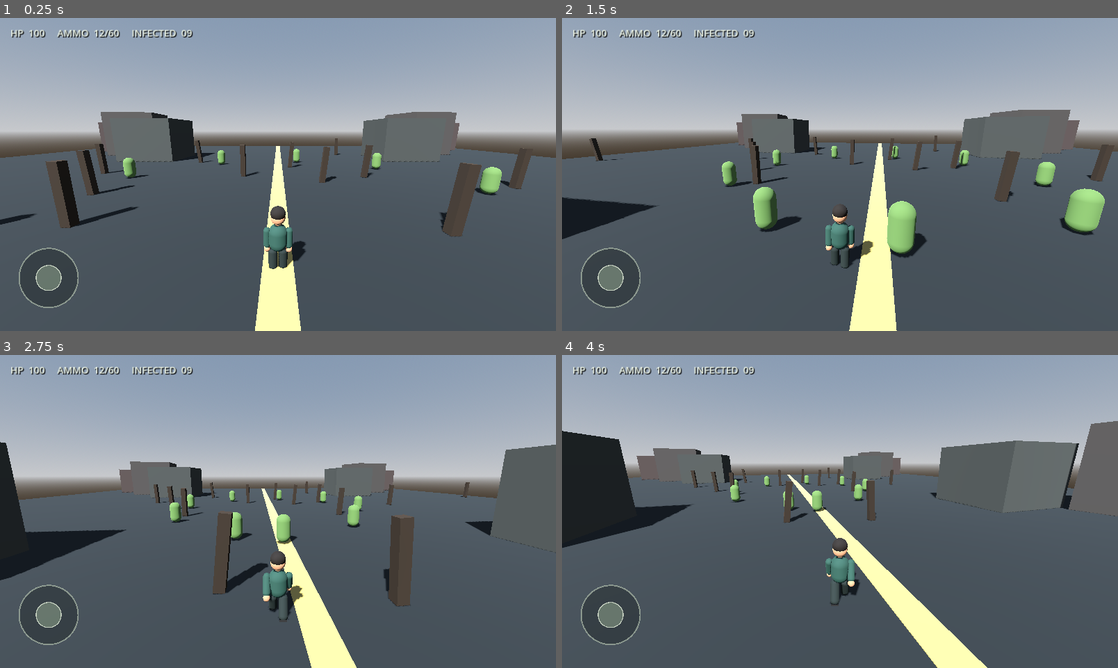
Above: before the commit, frames 1-4 (two rows, left to right).
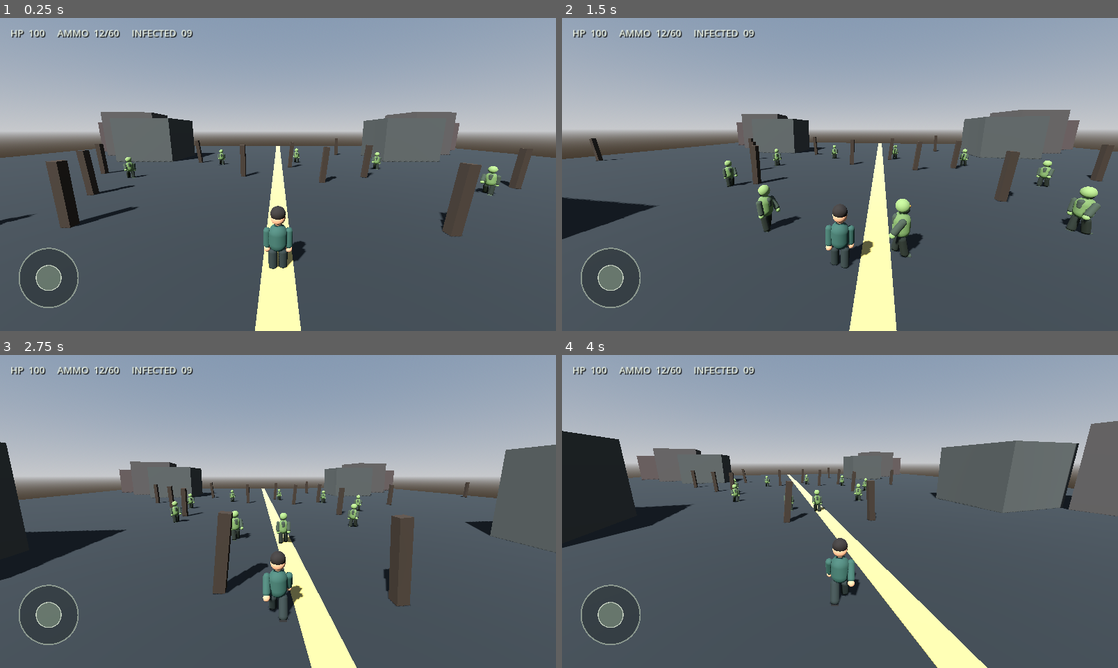
Above: after the commit, the same moments.

Repository: aljunatis40-alt/zombie-world-survivor
Game: Godot game, scene res://scenes/main.tscn
The game is run twice, just before and just after one commit, with the same random seed, the same clock (stepped at 60 frames per second) and the same inputs.
Inputs (mouse positions are in pixels of both pictures, inside the frame that each line leads up to):
- Up to frame 1 (0.25 s): no input
- Up to frame 2 (1.5 s): move the mouse to (867, 174) at 0.52 s; hold Shift (sprint) 0.53-1.28 s; hold W (move_forward) from 0.53 s (still down); move the mouse to (812, 174) at 1.27 s; tap Shift (sprint) at 1.35 s
- Up to frame 3 (2.75 s): keep holding W (move_forward); move the mouse to (289, 505) at 2.02 s; hold Shift (sprint) from 2.03 s (still down)
- Up to frame 4 (4 s): keep holding W (move_forward); move the mouse to (834, 517) at 2.77 s; release Shift (sprint) at 2.78 s; tap Shift (sprint) at 2.85 s; move the mouse to (878, 514) at 3.52 s; hold Shift (sprint) from 3.53 s (still down)

The runs differ from the first frame. In frame 1, 0.5% of the frame differs, in the area x 0-91%, y 41-67%; in frame 2, 2.5%, in the area x 28-98%, y 40-77%; in frame 3, 0.7%; in frame 4, 0.4%.

Commit message:
Add stylized zombie model and movement animation

Diff:
--- a/scripts/zombie.gd
+++ b/scripts/zombie.gd
@@ -7,7 +7,14 @@
 var health := 100
 var target: Node3D
 var attack_cooldown := 0.0
-var visual: MeshInstance3D
+var visual: Node3D
+var body_material: StandardMaterial3D
+var left_arm: Node3D
+var right_arm: Node3D
+var left_leg: Node3D
+var right_leg: Node3D
+var animation_clock := 0.0
+var hit_flash := 0.0
 
 func _ready() -> void:
 	add_to_group("zombies")
@@ -18,32 +25,104 @@
 	capsule.height = 1.9
 	collision.shape = capsule
 	add_child(collision)
-	visual = MeshInstance3D.new()
-	var mesh := CapsuleMesh.new()
-	mesh.radius = 0.46
-	mesh.height = 1.85
-	visual.mesh = mesh
-	var skin := StandardMaterial3D.new()
-	skin.albedo_color = Color(0.36, 0.48, 0.27)
-	skin.roughness = 1.0
-	visual.material_override = skin
+	_build_zombie_visual()
+
+func _build_zombie_visual() -> void:
+	visual = Node3D.new()
+	visual.name = "ZombieVisual"
 	add_child(visual)
+	body_material = _material(Color(0.34, 0.43, 0.25))
+	var torn_clothes := _material(Color(0.20, 0.24, 0.19))
+	var skin := _material(Color(0.43, 0.52, 0.31))
+	var dark := _material(Color(0.09, 0.12, 0.08))
+	var eye_material := _material(Color(0.82, 0.48, 0.16))
+	_add_capsule(visual, "Torso", 0.30, 0.91, Vector3(0, 0.10, 0), body_material)
+	_add_sphere(visual, "Head", 0.235, Vector3(0, 0.78, 0), skin)
+	_add_sphere(visual, "Jaw", 0.15, Vector3(0, 0.66, -0.10), dark)
+	_add_sphere(visual, "LeftEye", 0.035, Vector3(-0.085, 0.81, -0.205), eye_material)
+	_add_sphere(visual, "RightEye", 0.035, Vector3(0.085, 0.81, -0.205), eye_material)
+	_add_capsule(visual, "Rag", 0.13, 0.44, Vector3(0, 0.27, 0.19), torn_clothes)
+	left_arm = _pivot("LeftArm", Vector3(-0.34, 0.39, 0))
+	right_arm = _pivot("RightArm", Vector3(0.34, 0.39, 0))
+	visual.add_child(left_arm)
+	visual.add_child(right_arm)
+	_add_capsule(left_arm, "Sleeve", 0.12, 0.67, Vector3(0, -0.29, 0), torn_clothes)
+	_add_sphere(left_arm, "Hand", 0.105, Vector3(0, -0.64, -0.015), skin)
+	_add_capsule(right_arm, "Sleeve", 0.12, 0.67, Vector3(0, -0.29, 0), torn_clothes)
+	_add_sphere(right_arm, "Hand", 0.105, Vector3(0, -0.64, -0.015), skin)
+	left_leg = _pivot("LeftLeg", Vector3(-0.16, -0.30, 0))
+	right_leg = _pivot("RightLeg", Vector3(0.16, -0.30, 0))
+	visual.add_child(left_leg)
+	visual.add_child(right_leg)
+	_add_capsule(left_leg, "Leg", 0.14, 0.77, Vector3(0, -0.34, 0), dark)
+	_add_capsule(right_leg, "Leg", 0.14, 0.77, Vector3(0, -0.34, 0), dark)
+	_add_box(left_leg, "Foot", Vector3(0.22, 0.15, 0.31), Vector3(0, -0.75, -0.04), torn_clothes)
+	_add_box(right_leg, "Foot", Vector3(0.22, 0.15, 0.31), Vector3(0, -0.75, -0.04), torn_clothes)
+
+func _material(color: Color) -> StandardMaterial3D:
+	var result := StandardMaterial3D.new()
+	result.albedo_color = color
+	result.roughness = 0.95
+	return result
+
+func _pivot(label: String, pos: Vector3) -> Node3D:
+	var result := Node3D.new()
+	result.name = label
+	result.position = pos
+	return result
+
+func _add_capsule(parent: Node3D, label: String, radius: float, height: float, pos: Vector3, material: Material) -> MeshInstance3D:
+	var instance := MeshInstance3D.new()
+	instance.name = label
+	var shape := CapsuleMesh.new()
+	shape.radius = radius
+	shape.height = height
+	instance.mesh = shape
+	instance.material_override = material
+	instance.position = pos
+	parent.add_child(instance)
+	return instance
+
+func _add_sphere(parent: Node3D, label: String, radius: float, pos: Vector3, material: Material) -> MeshInstance3D:
+	var instance := MeshInstance3D.new()
+	instance.name = label
+	var shape := SphereMesh.new()
+	shape.radius = radius
+	shape.height = radius * 2.0
+	instance.mesh = shape
+	instance.material_override = material
+	instance.position = pos
+	parent.add_child(instance)
+	return instance
+
+func _add_box(parent: Node3D, label: String, dimensions: Vector3, pos: Vector3, material: Material) -> MeshInstance3D:
+	var instance := MeshInstance3D.new()
+	instance.name = label
+	var shape := BoxMesh.new()
+	shape.size = dimensions
+	instance.mesh = shape
+	instance.material_override = material
+	instance.position = pos
+	parent.add_child(instance)
+	return instance
 
 func _physics_process(delta: float) -> void:
 	if not is_instance_valid(target):
 		return
 	attack_cooldown = maxf(0.0, attack_cooldown - delta)
+	hit_flash = maxf(0.0, hit_flash - delta)
 	var to_player := target.global_position - global_position
 	to_player.y = 0
 	var distance := to_player.length()
-	if distance > 1.35:
+	var is_attacking := distance <= 1.45
+	if not is_attacking:
 		var direction := to_player.normalized()
 		velocity.x = direction.x * move_speed
 		velocity.z = direction.z * move_speed
-		visual.rotation.y = atan2(direction.x, direction.z)
+		visual.rotation.y = lerp_angle(visual.rotation.y, atan2(direction.x, direction.z), delta * 7.0)
 	else:
-		velocity.x = 0
-		velocity.z = 0
+		velocity.x = move_toward(velocity.x, 0.0, move_speed * 5.0 * delta)
+		velocity.z = move_toward(velocity.z, 0.0, move_speed * 5.0 * delta)
 		if attack_cooldown <= 0.0:
 			target.call("apply_damage", 8)
 			attack_cooldown = 1.25
@@ -52,11 +131,23 @@
 	else:
 		velocity.y = -0.4
 	move_and_slide()
+	var moving := Vector2(velocity.x, velocity.z).length() > 0.2
+	animation_clock += delta * (8.5 if moving else 2.0)
+	var swing := sin(animation_clock) * (0.62 if moving else 0.035)
+	if is_attacking and attack_cooldown > 0.85:
+		swing = -0.75
+	left_arm.rotation.x = lerpf(left_arm.rotation.x, -swing - 0.38, delta * 7.0)
+	right_arm.rotation.x = lerpf(right_arm.rotation.x, swing - 0.38, delta * 7.0)
+	left_leg.rotation.x = lerpf(left_leg.rotation.x, swing, delta * 8.0)
+	right_leg.rotation.x = lerpf(right_leg.rotation.x, -swing, delta * 8.0)
+	visual.position.y = sin(animation_clock * 2.0) * (0.025 if moving else 0.008)
+	body_material.albedo_color = Color(0.62, 0.30, 0.22) if hit_flash > 0.0 else Color(0.34, 0.43, 0.25)
 
 func take_damage(amount: int) -> void:
 	if health <= 0:
 		return
 	health = maxi(0, health - amount)
+	hit_flash = 0.16
 	if health <= 0:
 		died.emit(self)
 		queue_free()
